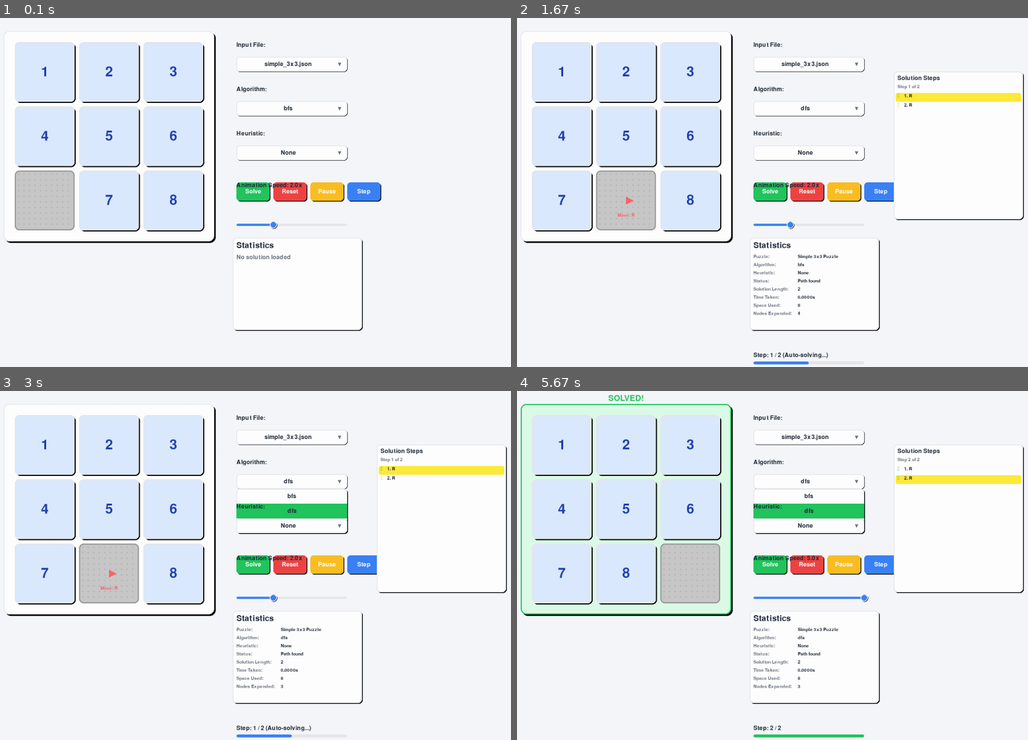
Above: before the commit, frames 1-4 (two rows, left to right).
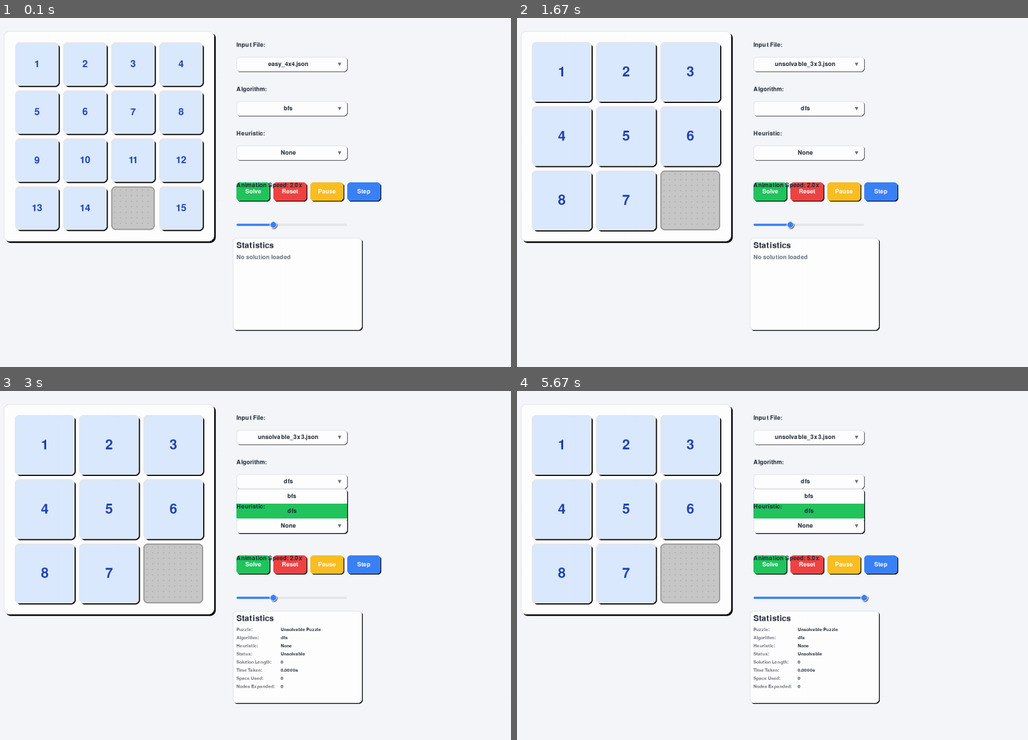
Above: after the commit, the same moments.

Repository: DangDecTen/ai-lab-slidingtilepuzzle
Game: pygame game, started from puzzle_gui_modern.py
Same seed, same stepped clock (60 frames per second), same inputs: the game is played once before the commit and once after it.
Inputs (mouse positions are in pixels of both pictures, inside the frame that each line leads up to):
- Up to frame 1 (0.1 s): no input
- Up to frame 2 (1.67 s): click (782, 192) at 0.38 s; click (808, 63) at 0.72 s, where only the run after the commit has a clickable "easy_4x4.json"; click (818, 108) at 1.05 s; press the mouse at (808, 136) at 1.37 s; move the mouse to (869, 98) at 1.47 s; release the mouse at (930, 56) at 1.6 s
- Up to frame 3 (3 s): press the mouse at (255, 565) at 1.7 s; move the mouse to (178, 530) at 1.8 s; release the mouse at (102, 495) at 1.93 s; press the mouse at (291, 527) at 2.03 s; move the mouse to (260, 506) at 2.13 s; release the mouse at (229, 488) at 2.27 s; click (168, 691) at 2.38 s; press the mouse at (291, 481) at 2.7 s; move the mouse to (270, 582) at 2.8 s; release the mouse at (245, 687) at 2.93 s
- Up to frame 4 (5.67 s): press the mouse at (808, 481) at 3.03 s; move the mouse to (833, 509) at 3.13 s; release the mouse at (859, 534) at 3.27 s; press the mouse at (808, 436) at 3.37 s; move the mouse to (798, 558) at 3.47 s; release the mouse at (792, 677) at 3.6 s; press the mouse at (879, 565) at 3.7 s; move the mouse to (777, 502) at 3.8 s; release the mouse at (675, 443) at 3.93 s; press the mouse at (808, 596) at 4.03 s; move the mouse to (884, 575) at 4.13 s; release the mouse at (961, 558) at 4.27 s; press the mouse at (808, 481) at 4.37 s; move the mouse to (879, 555) at 4.47 s; release the mouse at (951, 628) at 4.6 s; press the mouse at (772, 565) at 4.7 s; move the mouse to (792, 579) at 4.8 s; release the mouse at (818, 593) at 4.93 s; press the mouse at (808, 481) at 5.53 s; move the mouse to (731, 478) at 5.63 s

The runs differ from the first frame. In frame 1, 8.0% of the frame differs, in the area x 2-61%, y 6-62%; in frame 2, 6.0%; in frame 3, 5.6%; in frame 4, 7.8%.

Commit message:
Fix utils/validate.py

Diff:
--- /dev/null
+++ b/data/input/easy_4x4.json
@@ -0,0 +1,6 @@
+{
+  "name": "Easy 4x4 Puzzle",
+  "size": 4,
+  "initial_state": [1, 2, 3, 4, 5, 6, 7, 8, 9, 10, 11, 12, 13, 14, 0, 15],
+  "goal_state": [1, 2, 3, 4, 5, 6, 7, 8, 9, 10, 11, 12, 13, 14, 15, 0]
+}
--- a/data/output/simple_3x3_bfs.json
+++ b/data/output/easy_4x4_bfs.json
@@ -1,6 +1,6 @@
 {
-    "puzzle_name": "Simple 3x3 Puzzle",
-    "size": 3,
+    "puzzle_name": "Easy 4x4 Puzzle",
+    "size": 4,
     "initial_state": [
         1,
         2,
@@ -8,9 +8,16 @@
         4,
         5,
         6,
+        7,
+        8,
+        9,
+        10,
+        11,
+        12,
+        13,
+        14,
         0,
-        7,
-        8
+        15
     ],
     "goal_state": [
         1,
@@ -21,17 +28,23 @@
         6,
         7,
         8,
+        9,
+        10,
+        11,
+        12,
+        13,
+        14,
+        15,
         0
     ],
     "algorithm": "bfs",
     "heuristic": null,
     "status": "Path found",
     "solution_path": [
-        "R",
         "R"
     ],
-    "solution_length": 2,
-    "time_taken": 4.1e-05,
-    "space_used": 8,
-    "nodes_expanded": 4
+    "solution_length": 1,
+    "time_taken": 4.2e-05,
+    "space_used": 7,
+    "nodes_expanded": 3
 }
--- a/utils/validate.py
+++ b/utils/validate.py
@@ -15,4 +15,4 @@
     else:
         row = state.index(0) // size
         blank_row_from_bottom = size - row
-        return (inversion_count + blank_row_from_bottom) % 2 == 0
+        return (inversion_count + blank_row_from_bottom) % 2 != 0
